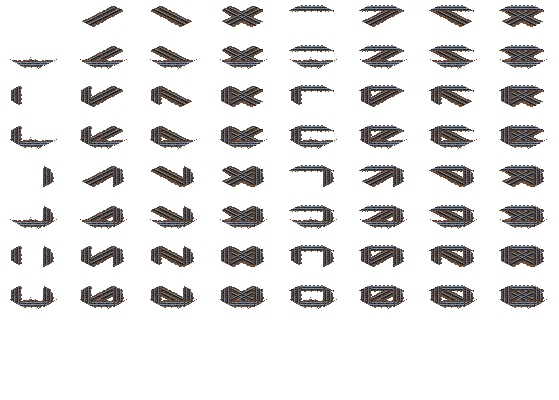
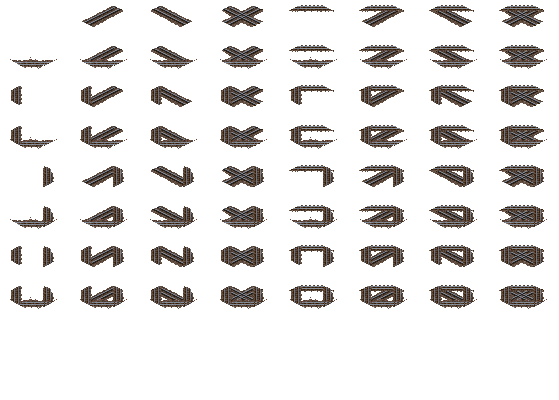
Layered file, before and after one edit (559px x 400px). Changes by layer:
painted on "b_parts_1067_jp_wood_column" (1st of 8, in "Group 1") over [537, 167, 540, 289]
painted on "b_parts_1067_jp_wood_column" (2nd of 8, in "Group 1") over [467, 167, 470, 289]
painted on "b_parts_1067_jp_wood_column" (3rd of 8, in "Group 1") over [397, 167, 400, 289]
painted on "b_parts_1067_jp_wood_column" (4th of 8, in "Group 1") over [327, 167, 330, 289]
painted on "b_parts_1067_jp_wood_column" (5th of 8, in "Group 1") over [257, 167, 260, 289]
painted on "b_parts_1067_jp_wood_column" (6th of 8, in "Group 1") over [187, 167, 190, 289]
painted on "b_parts_1067_jp_wood_column" (7th of 8, in "Group 1") over [117, 167, 120, 289]
painted on "b_parts_1067_jp_wood_column" (8th of 8, in "Group 1") over [47, 167, 50, 289]
